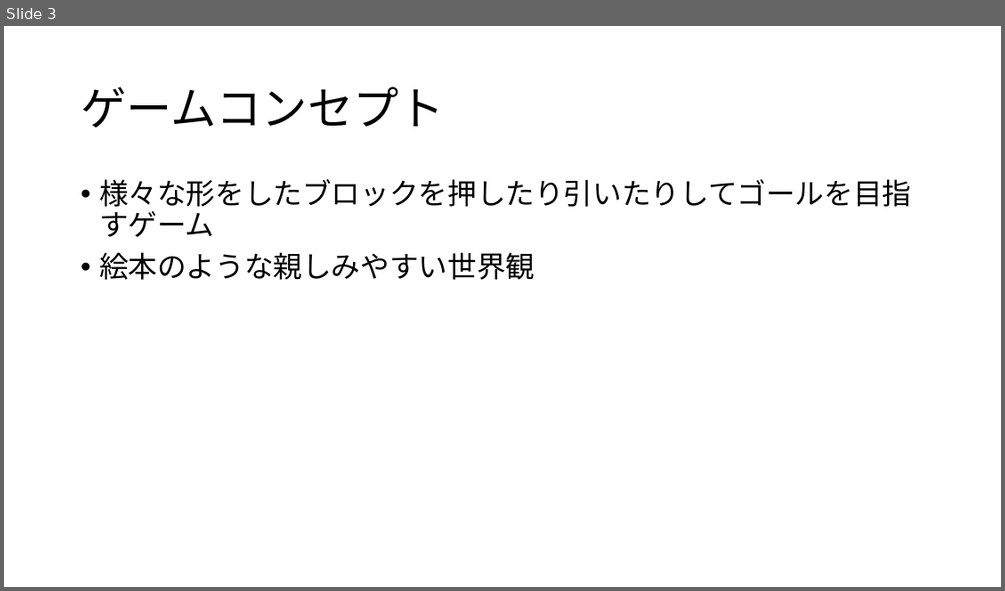
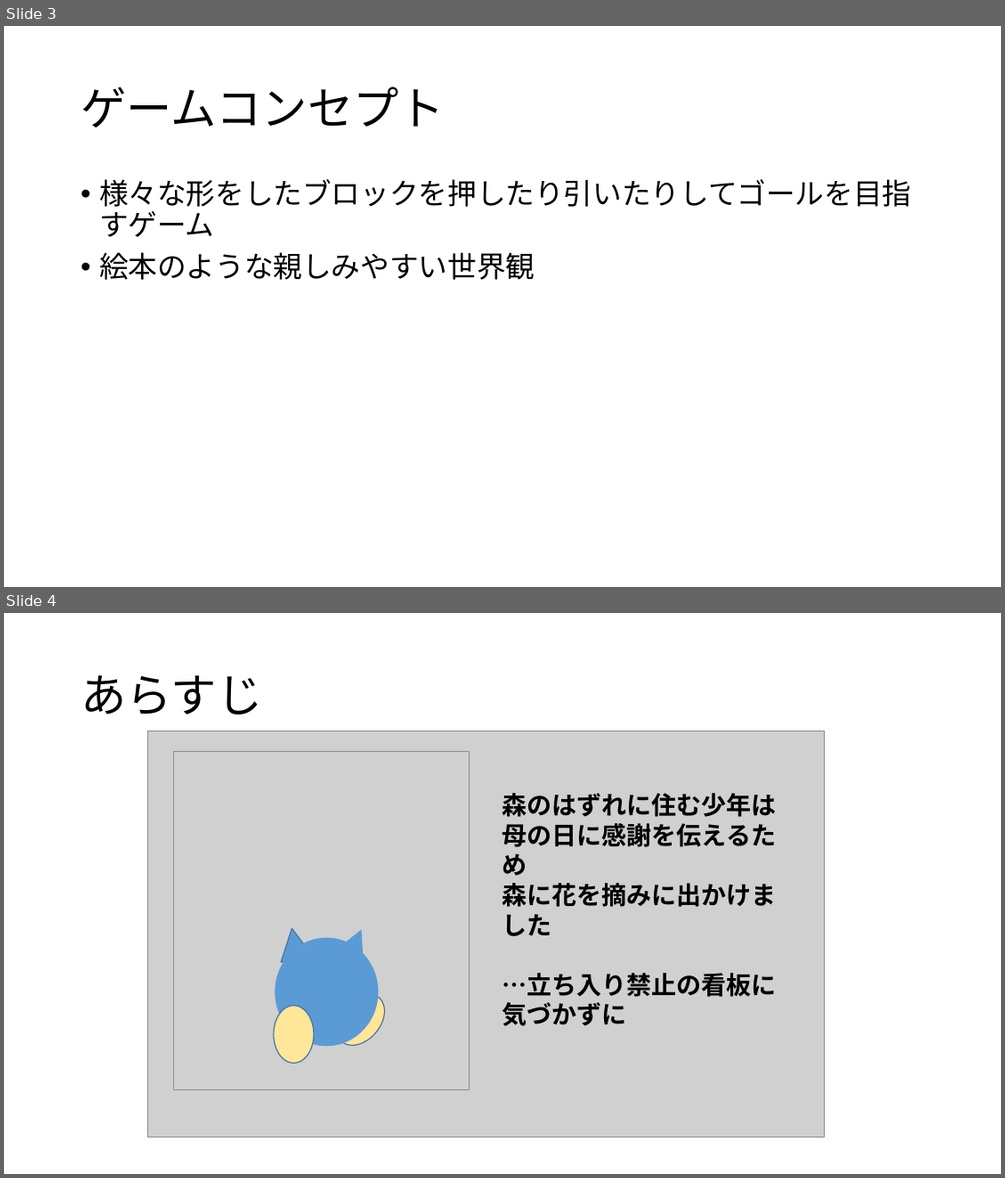
Before and after one commit to KAFein07/hikudasu, a slide deck: Plans/新規 Microsoft PowerPoint プレゼンテーション (1).pptx. Shown one above the other, each under a label of ours: slide 3 before the commit, slides 3 and 4 after it. The pictures are 1005x591 and 1005x1178 pixels, drawn with LibreOffice and Linux fonts; fonts in the diff are those of the drawing; grey boxes stand for pictures; background and template pictures are left out. Boxes give left, top, right and bottom in pixels: in the first picture for what was removed or moved away, otherwise in the second. Text is boxed around its words. In the diff, an @@ line names an element or a change of style, - is before the commit and + after.

```diff
--- a/Plans/新規 Microsoft PowerPoint プレゼンテーション (1).pptx
+++ b/Plans/新規 Microsoft PowerPoint プレゼンテーション (1).pptx
@@ slide 4 added at (4, 613, 1001, 1174), background picture (left out) @@
@@ title added at (81, 675, 262, 714), 44 pt, text #000000 @@
+あらすじ
@@ picture added at (147, 730, 825, 1135) @@
@@ picture added at (174, 751, 469, 1089) @@
@@ text added at (502, 793, 777, 1026), 24 pt, text #000000, bold @@
+森のはずれに住む少年は
+母の日に感謝を伝えるため
+森に花を摘みに出かけました
+…立ち入り禁止の看板に
+気づかずに
@@ triangle added at (276, 925, 314, 962), fill #5B9BD5, outline #43739E 1 pt @@
@@ triangle added at (334, 923, 377, 965), fill #5B9BD5 @@
@@ ellipse added at (275, 938, 378, 1046), fill #5B9BD5 @@
@@ ellipse added at (327, 984, 395, 1054), fill #FFE699, outline #43739E 1 pt @@
@@ ellipse added at (274, 1005, 315, 1063), fill #FFE699, outline #43739E 1 pt @@
```
Also in this commit, not shown: 1 slide changed, 4 other slides added, 1 slide removed.
